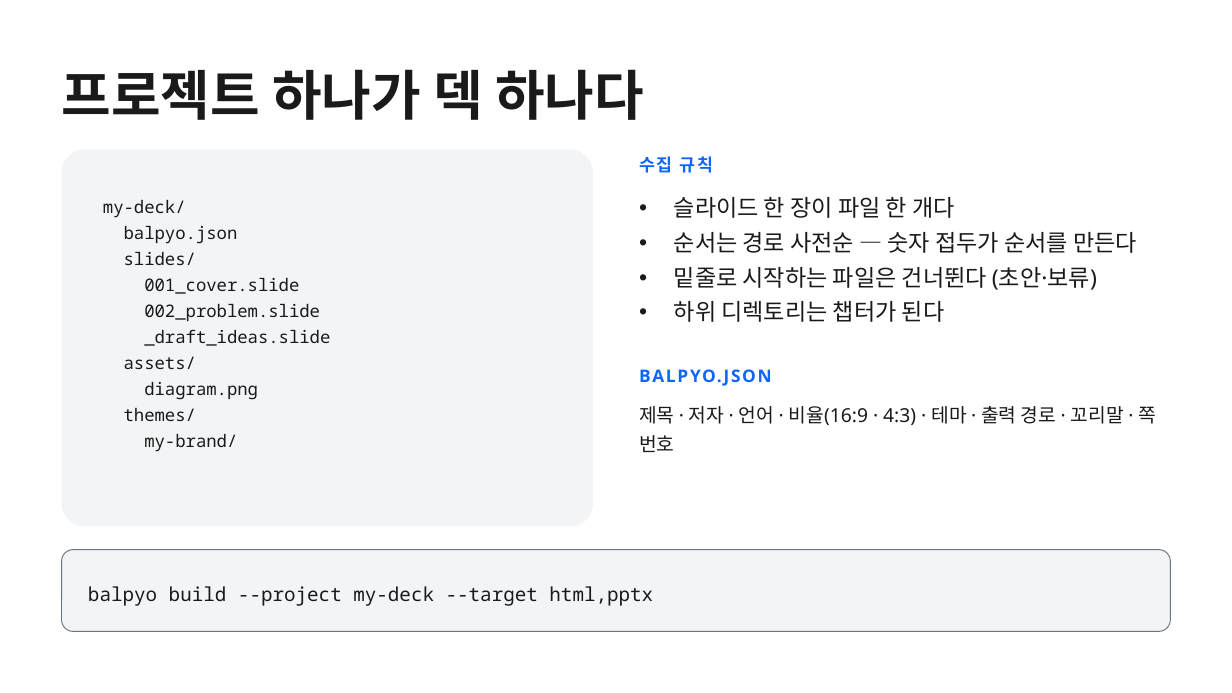
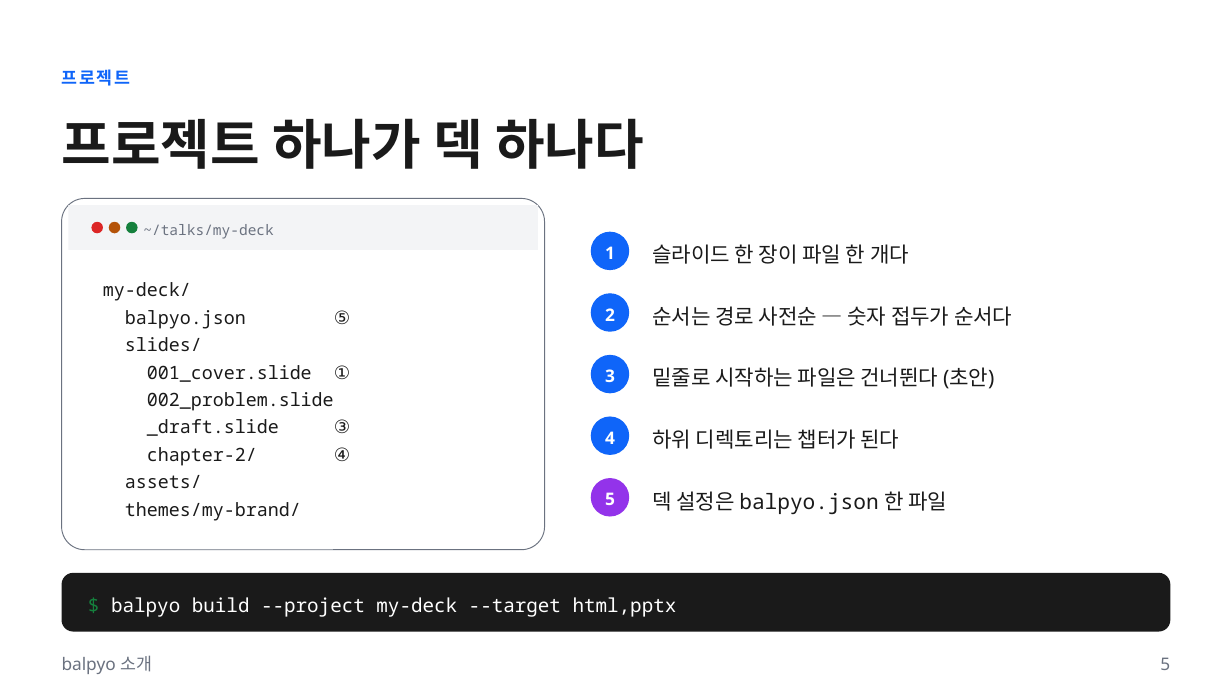
Before and after one commit to k2sebeom/balpyo, a slide deck: slide 5 of examples/showcase/decks/balpyo-intro/balpyo-소개.pptx. Drawn at 1232x693 pixels with LibreOffice and Linux fonts; fonts in the diff are those of the drawing. Boxes give left, top, right and bottom in pixels: in the first picture for what was removed or moved away, otherwise in the second. Text is boxed around its words. In the diff, an @@ line names an element or a change of style, - is before the commit and + after.

```diff
--- a/examples/showcase/decks/balpyo-intro/balpyo-소개.pptx
+++ b/examples/showcase/decks/balpyo-intro/balpyo-소개.pptx
@@ text at (x1=62, y1=69, x2=131, y2=86): text changed; size 42 to 13.5 pt; text colour #1A1A1A to #0F65F9 @@
-프로젝트 하나가 덱 하나다
+프로젝트
@@ text added at (x1=62, y1=118, x2=644, y2=169), 42 pt, text #1A1A1A, bold @@
+프로젝트 하나가 덱 하나다
@@ text removed at (x1=639, y1=156, x2=714, y2=173) @@
-수집 규칙
@@ rounded rectangle added at (x1=62, y1=199, x2=545, y2=550), fill #FFFFFF, outline #6B7280 0.75 pt @@
@@ rectangle added at (x1=68, y1=205, x2=538, y2=250), fill #F3F4F6 @@
@@ ellipse added at (x1=91, y1=222, x2=103, y2=233), fill #DC2626 @@
@@ ellipse added at (x1=109, y1=222, x2=120, y2=233), fill #B45309 @@
@@ ellipse added at (x1=126, y1=222, x2=137, y2=233), fill #15803D @@
@@ text added at (x1=143, y1=224, x2=273, y2=239), 11.2 pt, text #6B7280 @@
+~/talks/my-deck
@@ ellipse added at (x1=591, y1=232, x2=629, y2=271), fill #0F65F9, 13.5 pt, text #FFFFFF, bold @@
+1
@@ text "슬라이드 한 장이 파일 한 ..." moved from (x1=674, y1=197, x2=1137, y2=322) to (x1=652, y1=244, x2=909, y2=264) @@
@@ text "슬라이드 한 장이 파일 한 ..." at (x1=652, y1=244, x2=909, y2=264): size 18 to 16.5 pt; bullet • to none; line spacing 27pt to 24.8pt @@
@@ text at (x1=674, y1=232, x2=1137, y2=322): paragraphs removed @@
-• 순서는 경로 사전순 — 숫자 접두가 순서를 만든다
-• 밑줄로 시작하는 파일은 건너뛴다 (초안·보류)
-• 하위 디렉토리는 챕터가 된다
@@ text at (x1=103, y1=282, x2=350, y2=521): text changed; size 13.5 to 14.2 pt @@
-my-deck/
-balpyo.json
-slides/
-001_cover.slide
-002_problem.slide
-_draft_ideas.slide
-assets/
-diagram.png
-themes/
-my-brand/
+my-deck/
+balpyo.json ⑤
+slides/
+001_cover.slide ①
+002_problem.slide
+_draft.slide ③
+chapter-2/ ④
+assets/
+themes/my-brand/
@@ text "my-deck/ balpyo.json ⑤ slides/ 001_cover.slide ..." moved from (x1=62, y1=150, x2=593, y2=527) to (x1=103, y1=282, x2=350, y2=521) @@
@@ text "my-deck/ balpyo.json ⑤ slides/ 001_cover.slide ..." at (x1=103, y1=282, x2=350, y2=521): fill #F3F4F6 to none @@
@@ ellipse added at (x1=591, y1=293, x2=629, y2=332), fill #0F65F9, 13.5 pt, text #FFFFFF, bold @@
+2
@@ text added at (x1=652, y1=306, x2=1012, y2=326), 16.5 pt, text #1A1A1A @@
+순서는 경로 사전순 — 숫자 접두가 순서다
@@ ellipse added at (x1=591, y1=355, x2=629, y2=394), fill #0F65F9, 13.5 pt, text #FFFFFF, bold @@
+3
@@ text removed at (x1=639, y1=369, x2=772, y2=386) @@
-BALPYO.JSON
@@ text added at (x1=652, y1=367, x2=994, y2=389), 16.5 pt, text #1A1A1A @@
+밑줄로 시작하는 파일은 건너뛴다 (초안)
@@ ellipse added at (x1=591, y1=417, x2=629, y2=456), fill #0F65F9, 13.5 pt, text #FFFFFF, bold @@
+4
@@ text removed at (x1=639, y1=406, x2=1156, y2=452) @@
-제목 · 저자 · 언어 · 비율(16:9 · 4:3) · 테마 · 출력 경로 · 꼬리말 · 쪽 번호
@@ text added at (x1=652, y1=429, x2=900, y2=449), 16.5 pt, text #1A1A1A @@
+하위 디렉토리는 챕터가 된다
@@ ellipse added at (x1=591, y1=478, x2=629, y2=517), fill #9333EA, 13.5 pt, text #FFFFFF, bold @@
+5
@@ text added at (x1=652, y1=491, x2=947, y2=514), 16.5 pt, text #1A1A1A @@
+덱 설정은 balpyo.json 한 파일
@@ rounded rectangle "$ balpyo build --project my-deck ..." resized from (x1=62, y1=550, x2=1171, y2=632) to (x1=62, y1=573, x2=1171, y2=632) @@
@@ rounded rectangle "$ balpyo build --project my-deck ..." at (x1=62, y1=573, x2=1171, y2=632): fill #F3F4F6 to #1A1A1A; outline #6B7280 0.75 pt to none; proportions changed @@
@@ text in rounded rectangle at (x1=111, y1=597, x2=677, y2=617): text changed; text colour #1A1A1A to #FFFFFF @@
-balpyo build --project my-deck --target html,pptx
+$ balpyo build --project my-deck --target html,pptx
@@ text added at (x1=62, y1=655, x2=152, y2=674), 13.5 pt, text #6B7280 @@
+balpyo 소개
@@ page number added at (x1=1160, y1=657, x2=1170, y2=670), 13.5 pt, text #6B7280 @@
+5
```
Also in this commit, not shown: 9 other slides changed, 2 slides added, 2 slides removed, 35 other files.
